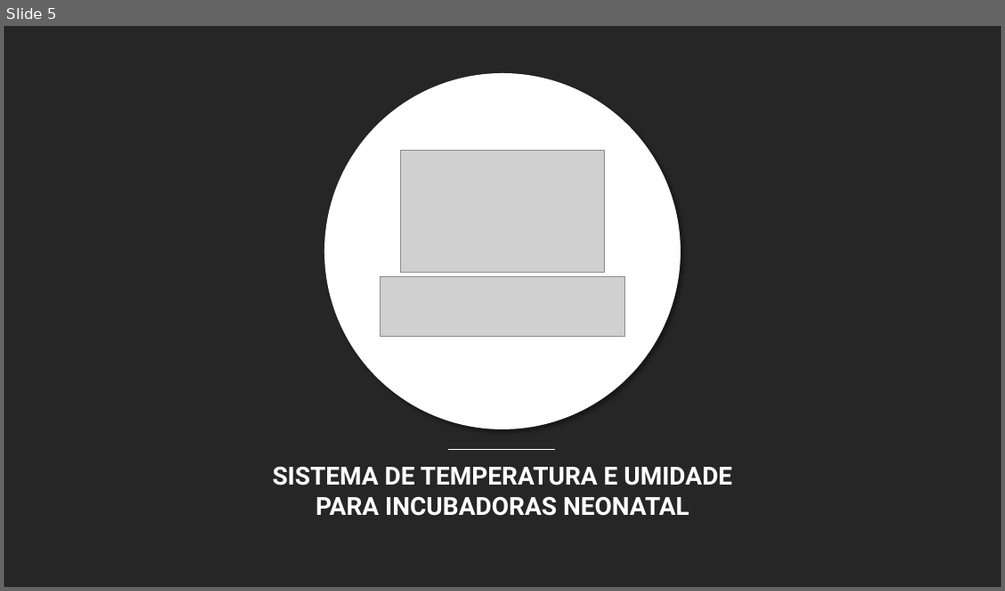
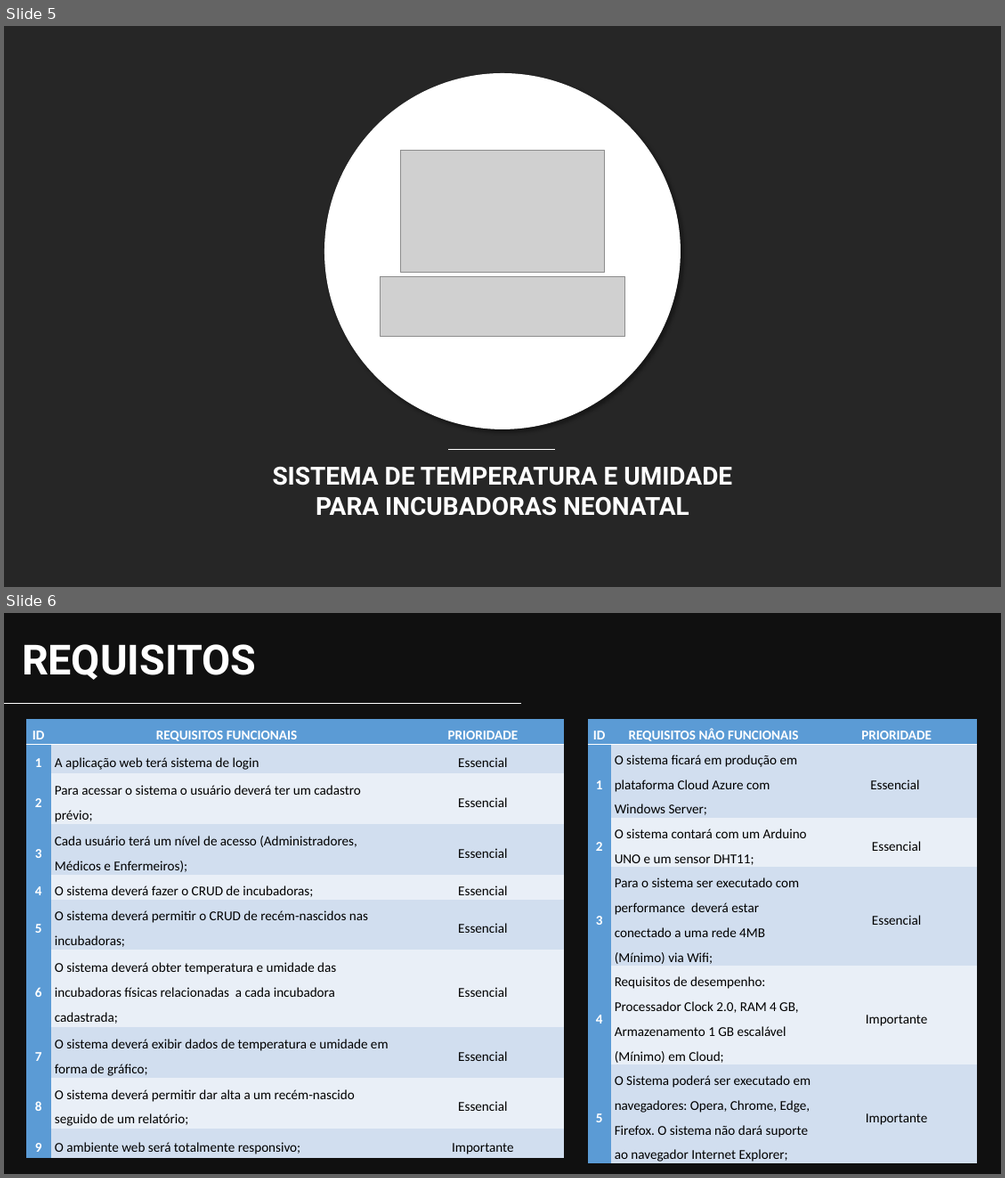
Before and after one commit to YudiG12/grupo-bandtec, a slide deck: Apresentação/inSensor.pptx. Shown one above the other, each under a label of ours: slide 5 before the commit, slides 5 and 6 after it. The pictures are 1005x591 and 1005x1178 pixels, drawn with LibreOffice and Linux fonts; fonts in the diff are those of the drawing; grey boxes stand for pictures; background and template pictures are left out; a plain dark background stands for a picture behind light text. Boxes give left, top, right and bottom in pixels: in the first picture for what was removed or moved away, otherwise in the second. Text is boxed around its words. In the diff, an @@ line names an element or a change of style, - is before the commit and + after.

Commit message:
apre arq da aquis de dados

```diff
--- a/Apresentação/inSensor.pptx
+++ b/Apresentação/inSensor.pptx
@@ slide 6 added at bbox=[4, 613, 1001, 1174], background picture (left out) @@
@@ rectangle added at bbox=[4, 613, 1001, 1174], fill #0D0D0D at 87% opacity @@
@@ text added at bbox=[22, 644, 256, 680], 40 pt, text #FFFFFF, bold @@
+REQUISITOS
@@ line added from (4, 704) to (521, 704), #FFFFFF 0.5 pt @@
@@ table added at bbox=[25, 719, 563, 1158], 10 rows, 3 columns @@
+ID | REQUISITOS FUNCIONAIS | PRIORIDADE
+1 | A aplicação web terá sistema de login | Essencial
+2 | Para acessar o sistema o usuário deverá ter um cadastro prévio; | Essencial
+3 | Cada usuário terá um nível de acesso (Administradores, Médicos e Enfermeiros); | Essencial
+4 | O sistema deverá fazer o CRUD de incubadoras; | Essencial
+5 | O sistema deverá permitir o CRUD de recém-nascidos nas incubadoras; | Essencial
+6 | O sistema deverá obter temperatura e umidade das incubadoras físicas relacionadas a cada incubadora cadastrada; | Essencial
+7 | O sistema deverá exibir dados de temperatura e umidade em forma de gráfico; | Essencial
+8 | O sistema deverá permitir dar alta a um recém-nascido seguido de um relatório; | Essencial
+9 | O ambiente web será totalmente responsivo; | Importante
@@ table added at bbox=[588, 719, 977, 1165], 6 rows, 3 columns @@
+ID | REQUISITOS NÂO FUNCIONAIS | PRIORIDADE
+1 | O sistema ficará em produção em plataforma Cloud Azure com Windows Server; | Essencial
+2 | O sistema contará com um Arduino UNO e um sensor DHT11; | Essencial
+3 | Para o sistema ser executado com performance deverá estar conectado a uma rede 4MB (Mínimo) via Wifi; | Essencial
+4 | Requisitos de desempenho: Processador Clock 2.0, RAM 4 GB, Armazenamento 1 GB escalável (Mínimo) em Cloud; | Importante
+5 | O Sistema poderá ser executado em navegadores: Opera, Chrome, Edge, Firefox. O sistema não dará suporte ao navegador Internet Explorer; | Importante
```
Also in this commit, not shown: 1 slide changed, 1 other slide added, 6 other files.
